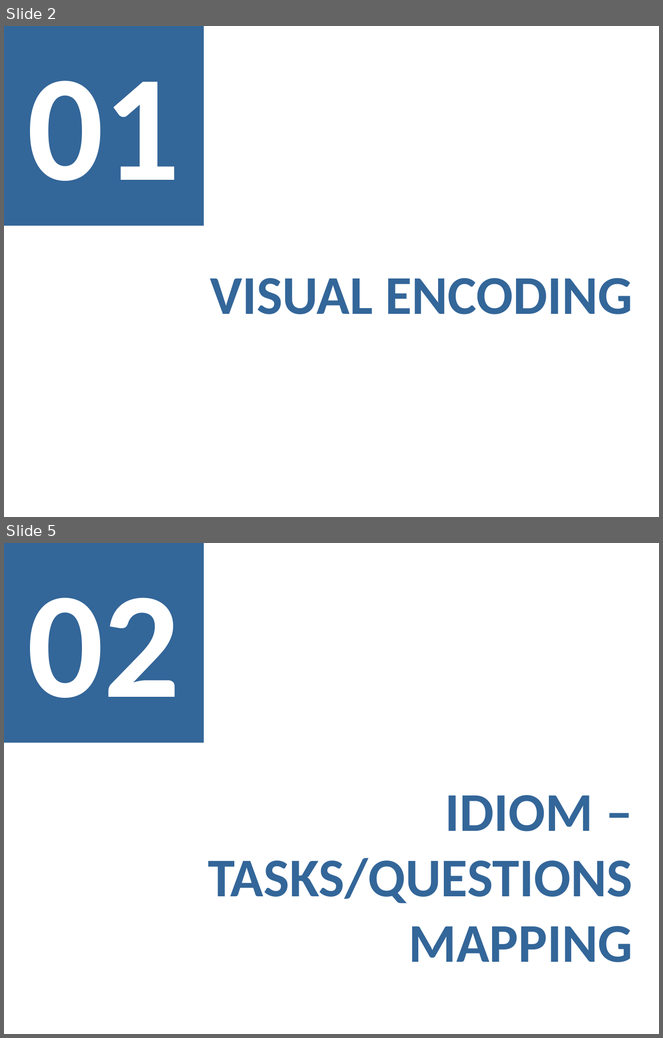
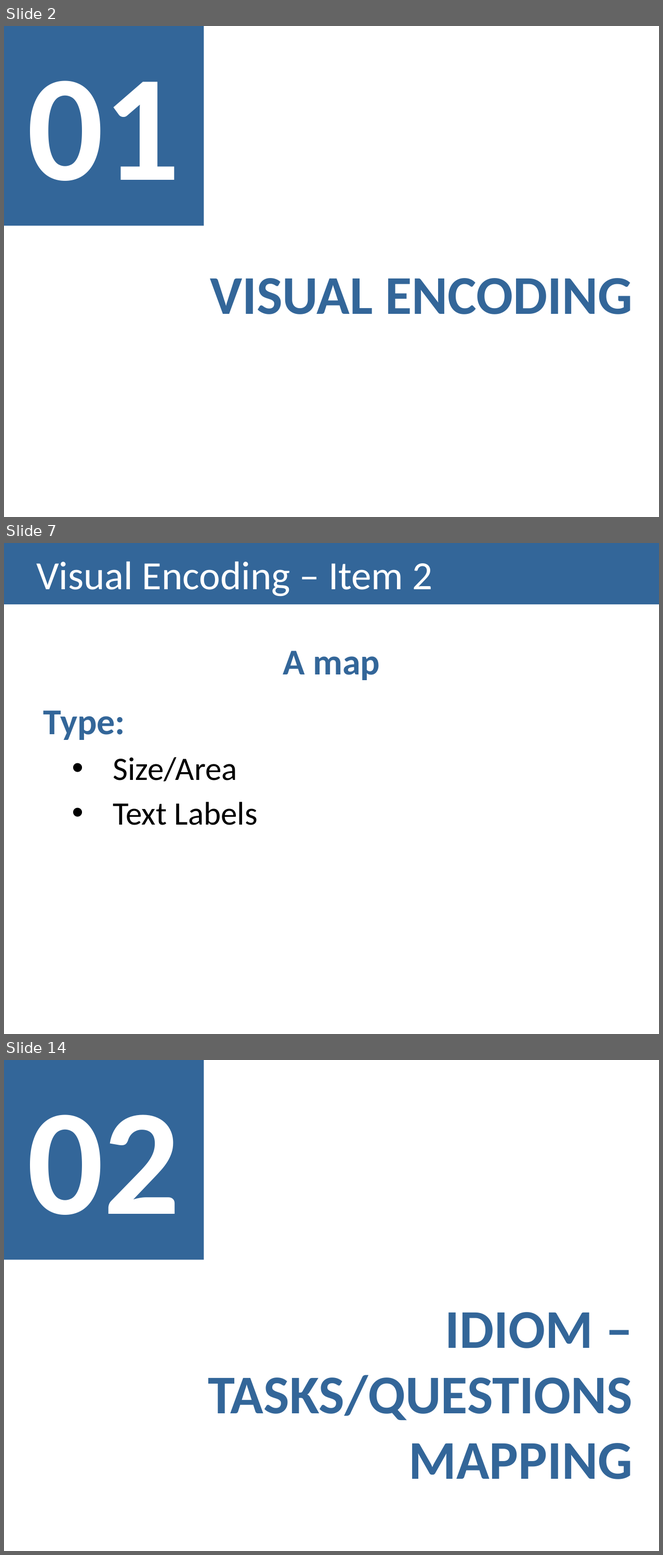
Before and after one commit to carboned4/V_I_2015_1, a slide deck: checkpoint3/G01A - Presentation 3.pptx. Shown one above the other, each under a label of ours: slides 2 and 5 before the commit, slides 2, 7 and 14 after it; the slides between them are not shown. The pictures are 663x1038 and 663x1555 pixels, drawn with LibreOffice and Linux fonts; fonts in the diff are those of the drawing. Boxes give left, top, right and bottom in pixels: in the first picture for what was removed or moved away, otherwise in the second. Text is boxed around its words. In the diff, an @@ line names an element or a change of style, - is before the commit and + after.

```diff
--- a/checkpoint3/G01A - Presentation 3.pptx
+++ b/checkpoint3/G01A - Presentation 3.pptx
@@ slide 7 added at <box>4,543,659,1034</box>, background #FFFFFF @@
@@ title added at <box>4,543,659,604</box>, fill #336699, 44 pt, text #FFFFFF @@
+Visual Encoding – Item 2
@@ text added at <box>44,651,380,825</box>, 36 pt, text #000000 @@
+A map
+Type:
+  • Size/Area
+  • Text Labels
@@ what was slide 5 is now slide 14 @@
```
Also in this commit, not shown: 2 slides changed, 8 other slides added.
